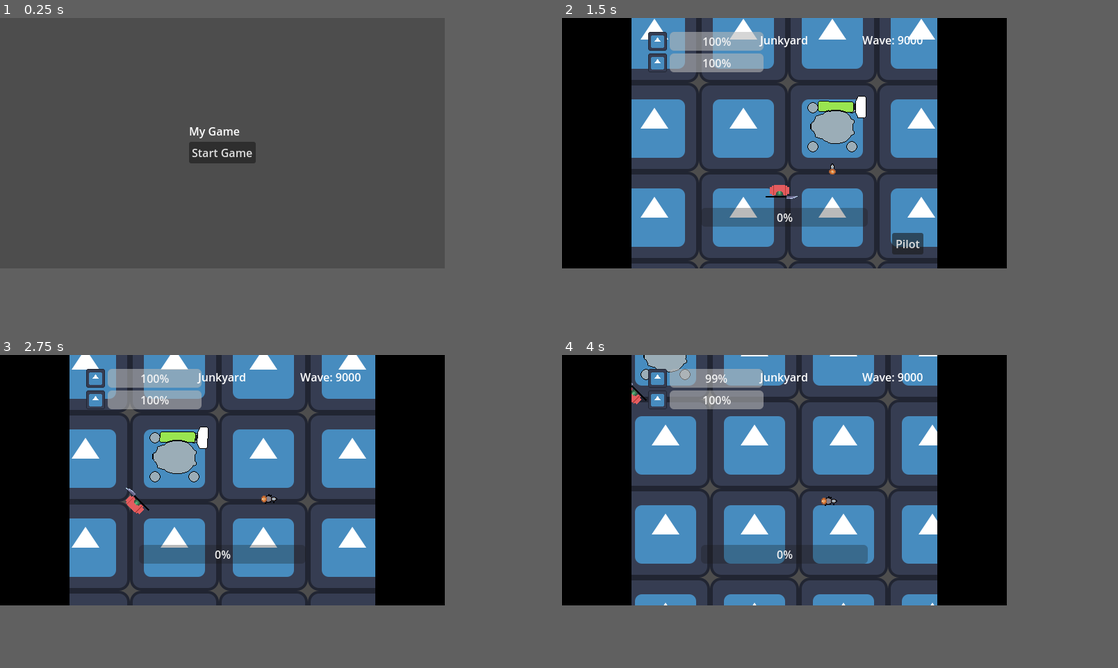
Above: before the commit, frames 1-4 (two rows, left to right).
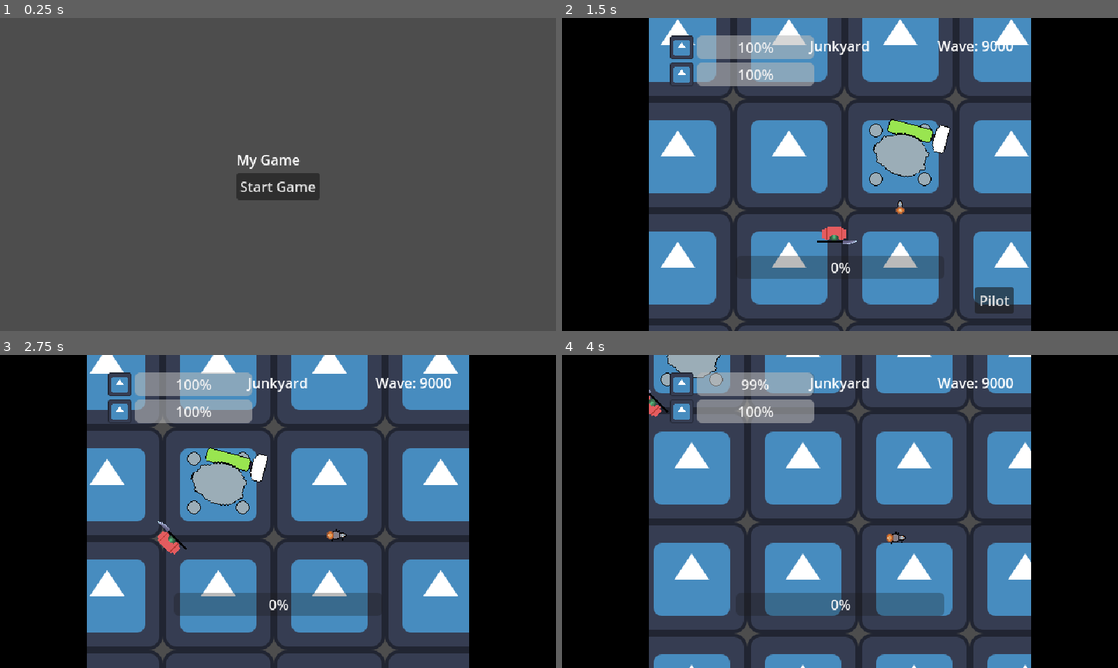
Above: after the commit, the same moments.

Repository: LaffertyDev/junkyard-brawl
Game: Godot game, scene res://src/MenusAndScenes/screen_ui_start.tscn
Two runs of this game, one before a commit and one after it. Both use one fixed random seed, a clock stepped at 60 frames per second and the inputs below. The engine's default icon, where the game draws it, is replaced by a stand-in: a white triangle on a blue panel in a dark square. Sound files missing from this copy of the repository are replaced by a short silence.
Inputs (mouse positions are in pixels of both pictures, inside the frame that each line leads up to):
- Up to frame 1 (0.25 s): no input
- Up to frame 2 (1.5 s): click "Start Game" at 0.5 s; click "Eject" at 1.25 s
- Up to frame 3 (2.75 s): move the mouse to (322, 467) at 2.02 s; hold D (move_right) from 2.03 s (still down); hold Space (action_primary) from 2.03 s (still down)
- Up to frame 4 (4 s): move the mouse to (695, 492) at 2.77 s; release D (move_right) at 2.78 s; release Space (action_primary) at 2.78 s; hold S (move_backward) 2.78-3.53 s; tap Space (action_primary) at 2.85 s; move the mouse to (828, 423) at 3.52 s; hold D (move_right) from 3.53 s (still down); hold Space (action_primary) from 3.53 s (still down)
In our replay, the window is 640x360 before the commit and 800x450 after it. These sizes can differ from the game's own. Grey fills any space a smaller window leaves; there, only what the larger window draws over its background counts as a difference.

The runs differ from the first frame. In frame 1, 2.3% of the frame differs, in the area x 34-58%, y 34-59%; in frame 2, 61%; in frame 3, 62%, in the area x 12-85%, y 0-100%; in frame 4, 61%.

Commit message:
add hammer delays

Diff:
--- a/project.godot
+++ b/project.godot
@@ -24,9 +24,9 @@
 
 window/size/viewport_width=640
 window/size/viewport_height=360
-window/size/mode=3
+window/size/window_width_override=1280
+window/size/window_height_override=720
 window/stretch/mode="viewport"
-window/stretch/aspect="keep_width"
 window/stretch/scale_mode="integer"
 
 [input]
--- /dev/null
+++ b/src/Characters/Max/States/hammer_state_actuating.gd
@@ -0,0 +1,16 @@
+extends HammerStateBase
+
+func enter(_previous_state_path: String, data := {}) -> void:
+	max_player._hammer.animation = "engage"
+	max_player.shake_strength = 2
+	max_player._hammer_sound.play()
+	var areas_hit = max_player._hammer_attack_damage_scan_area.get_overlapping_areas()
+	for area in areas_hit:
+		area.take_damage(1)
+
+func update(_delta: float) -> void:
+	if PlayerState.current_pilot_state == Enums.PilotState.Ejected:
+		finished.emit(HAMMER_COOLDOWN)
+
+	if not Input.is_action_pressed("action_primary"):
+		finished.emit(HAMMER_COOLDOWN)
--- /dev/null
+++ b/src/Characters/Max/States/hammer_state_base.gd
@@ -0,0 +1,14 @@
+class_name HammerStateBase extends State
+
+const HAMMER_IDLE = "Idle"
+const HAMMER_CHARGING = "Charging"
+const HAMMER_COOLDOWN = "Cooldown"
+const HAMMER_UNPOWERED = "Unpowered"
+const HAMMER_ACTUATING = "Actuating"
+
+var max_player: Max
+
+func _ready() -> void:
+	await owner.ready
+	max_player = owner as Max
+	assert(max_player != null, "The HammerStateBase state type must be used only in the Max scene. It needs the owner to be a Max node.")
--- /dev/null
+++ b/src/Characters/Max/States/hammer_state_charging.gd
@@ -0,0 +1,14 @@
+extends HammerStateBase
+
+func enter(_previous_state_path: String, _data := {}) -> void:
+	print("Charging. Play an animation and a windup sound")
+
+	await get_tree().create_timer(0.75).timeout
+	finished.emit(HAMMER_ACTUATING)
+
+func update(delta: float) -> void:
+	if PlayerState.current_pilot_state == Enums.PilotState.Ejected:
+		finished.emit(HAMMER_COOLDOWN)
+
+	if not Input.is_action_pressed("action_primary"):
+		finished.emit(HAMMER_COOLDOWN)
--- /dev/null
+++ b/src/Characters/Max/States/hammer_state_cooldown.gd
@@ -0,0 +1,11 @@
+extends HammerStateBase
+
+func enter(_previous_state_path: String, _data := {}) -> void:
+	print("Cooldown")
+	await get_tree().create_timer(0.25).timeout
+	max_player._hammer.animation = "idle"
+	finished.emit(HAMMER_IDLE)
+
+func update(delta: float) -> void:
+	if PlayerState.current_pilot_state == Enums.PilotState.Ejected:
+		finished.emit(HAMMER_UNPOWERED)
--- /dev/null
+++ b/src/Characters/Max/States/hammer_state_idle.gd
@@ -0,0 +1,13 @@
+extends HammerStateBase
+
+func enter(_previous_state_path: String, _data := {}) -> void:
+	print("Idle")
+	pass
+
+func update(delta: float) -> void:
+	if PlayerState.current_pilot_state == Enums.PilotState.Ejected:
+		finished.emit(HAMMER_UNPOWERED)
+
+	if Input.is_action_pressed("action_primary"):
+		finished.emit(HAMMER_CHARGING)
+		pass
--- /dev/null
+++ b/src/Characters/Max/States/hammer_state_unpowered.gd
@@ -0,0 +1,10 @@
+extends HammerStateBase
+
+var anim_tween: Tween
+
+func enter(_previous_state_path: String, _data := {}) -> void:
+	print("Unpowered")
+
+func update(delta: float) -> void:
+	if PlayerState.current_pilot_state == Enums.PilotState.Piloting:
+		finished.emit(HAMMER_IDLE)
--- a/src/Characters/Max/max.gd
+++ b/src/Characters/Max/max.gd
@@ -11,9 +11,12 @@
 @warning_ignore("unused_private_class_variable")
 @onready var _max_camera: Camera2D = %MaxCamera
 @onready var _torso: Node2D = %max_torso
+@warning_ignore("unused_private_class_variable")
 @onready var _hammer: AnimatedSprite2D = %max_hammer
+@warning_ignore("unused_private_class_variable")
 @onready var _hammer_sound: AudioStreamPlayer = %hammer_sound
 @onready var _rotation_sound: AudioStreamPlayer = %audio_torso_rotate
+@warning_ignore("unused_private_class_variable")
 @onready var _hammer_attack_damage_scan_area: Area2D = %AttackDamageScanArea
 
 # screen shake from https://www.youtube.com/watch?v=LGt-jjVf-ZU
@@ -39,17 +42,7 @@
 			start_rotating()
 		else:
 			stop_rotating()
-		_torso.rotation = lerp_angle(_torso.rotation, target_angle, 1.0 * delta)
-
-		if Input.is_action_just_pressed("action_primary"):
-			shake_strength = 2
-			_hammer.animation = "engage"
-			_hammer_sound.play()
-			var areas_hit = _hammer_attack_damage_scan_area.get_overlapping_areas()
-			for area in areas_hit:
-				area.take_damage(1)
-		elif Input.is_action_just_released("action_primary"):
-			_hammer.animation = "idle"
+		_torso.rotation = lerp_angle(_torso.rotation, target_angle, 1.25 * delta)
 	else:
 		stop_rotating()
 
@@ -72,7 +65,7 @@
 	if audio_tween:
 		audio_tween.kill()
 		audio_tween = null
-	_rotation_sound.volume_db = -30
+	_rotation_sound.volume_db = -10
 	if not _rotation_sound.playing:
 		_rotation_sound.play()
 
--- a/src/Characters/Max/max.tscn
+++ b/src/Characters/Max/max.tscn
@@ -1,18 +1,23 @@
-[gd_scene load_steps=18 format=3 uid="uid://c7rfvjpqsmeb8"]
+[gd_scene load_steps=23 format=3 uid="uid://c7rfvjpqsmeb8"]
 
 [ext_resource type="Script" path="res://src/Characters/Max/max.gd" id="1_enr7n"]
 [ext_resource type="Texture2D" uid="uid://brcocx6q6doft" path="res://src/Characters/Max/max_torso.png" id="2_u1ccp"]
 [ext_resource type="Texture2D" uid="uid://bmy80gftuxvjt" path="res://src/Characters/Max/max_leg.png" id="3_68rjg"]
 [ext_resource type="AudioStream" uid="uid://83m6e7s6ch7v" path="res://src/Characters/Max/bang_short.ogg" id="5_0yqge"]
 [ext_resource type="SpriteFrames" uid="uid://cajnowuwd4by5" path="res://src/Characters/Max/max_hammer_sprite_frames.tres" id="5_wybb3"]
+[ext_resource type="AudioStream" uid="uid://o1hjs61v3dgd" path="res://src/Characters/Max/gear_spinning_loop.mp3" id="6_5pobk"]
 [ext_resource type="Script" path="res://src/StateMachines/StateMachine.gd" id="6_qciws"]
-[ext_resource type="AudioStream" uid="uid://cns3yqprwem8k" path="res://src/Characters/Max/robot_whizz2.wav" id="6_u4o2c"]
 [ext_resource type="Script" path="res://src/Characters/Max/States/move_idle.gd" id="7_n808q"]
 [ext_resource type="Script" path="res://src/Characters/Max/States/move_cancel.gd" id="8_1ekhc"]
 [ext_resource type="Script" path="res://src/Characters/Max/States/move_commit.gd" id="9_ser34"]
 [ext_resource type="Script" path="res://src/Characters/Max/States/move_windup.gd" id="10_bmamo"]
 [ext_resource type="Script" path="res://src/Characters/Max/States/move_unpowered.gd" id="10_f18k6"]
 [ext_resource type="Script" path="res://src/Characters/Max/States/move_die.gd" id="11_1ovke"]
+[ext_resource type="Script" path="res://src/Characters/Max/States/hammer_state_idle.gd" id="14_ljfqt"]
+[ext_resource type="Script" path="res://src/Characters/Max/States/hammer_state_cooldown.gd" id="15_dmuc1"]
+[ext_resource type="Script" path="res://src/Characters/Max/States/hammer_state_charging.gd" id="16_y5amj"]
+[ext_resource type="Script" path="res://src/Characters/Max/States/hammer_state_unpowered.gd" id="17_pued2"]
+[ext_resource type="Script" path="res://src/Characters/Max/States/hammer_state_actuating.gd" id="18_4esov"]
 
 [sub_resource type="CapsuleShape2D" id="CapsuleShape2D_gbgva"]
 radius = 32.0
@@ -84,9 +89,9 @@
 
 [node name="audio_torso_rotate" type="AudioStreamPlayer" parent="max_torso"]
 unique_name_in_owner = true
-stream = ExtResource("6_u4o2c")
-volume_db = -30.0
-pitch_scale = 0.5
+stream = ExtResource("6_5pobk")
+volume_db = -10.0
+pitch_scale = 0.85
 
 [node name="MovementState" type="Node" parent="."]
 unique_name_in_owner = true
@@ -110,6 +115,24 @@
 [node name="Move_Die" type="Node" parent="MovementState"]
 script = ExtResource("11_1ovke")
 
+[node name="HammerState" type="Node" parent="."]
+script = ExtResource("6_qciws")
+
+[node name="Idle" type="Node" parent="HammerState"]
+script = ExtResource("14_ljfqt")
+
+[node name="Cooldown" type="Node" parent="HammerState"]
+script = ExtResource("15_dmuc1")
+
+[node name="Charging" type="Node" parent="HammerState"]
+script = ExtResource("16_y5amj")
+
+[node name="Unpowered" type="Node" parent="HammerState"]
+script = ExtResource("17_pued2")
+
+[node name="Actuating" type="Node" parent="HammerState"]
+script = ExtResource("18_4esov")
+
 [node name="MaxCamera" type="Camera2D" parent="."]
 unique_name_in_owner = true
 
@@ -120,6 +143,5 @@
 [node name="CollisionShape2D" type="CollisionShape2D" parent="FreekEnterRadius"]
 shape = SubResource("CircleShape2D_5j42g")
 
-[connection signal="finished" from="max_torso/audio_torso_rotate" to="." method="_on_audio_torso_rotate_finished"]
 [connection signal="body_entered" from="FreekEnterRadius" to="." method="_on_freek_enter_radius_body_entered"]
 [connection signal="body_exited" from="FreekEnterRadius" to="." method="_on_freek_enter_radius_body_exited"]
Not shown, added: src/Characters/Max/gear_spinning_loop.mp3.import
Not shown, removed: src/Characters/Max/robot_whizz2.wav.import
Not shown, changed: src/.DS_Store
Not shown, changed: src/Characters/Max/.DS_Store
Not shown, added: src/Characters/Max/gear_spinning_loop.mp3
Not shown, removed: src/Characters/Max/robot_whizz2.wav
Not shown, changed: todo.md
